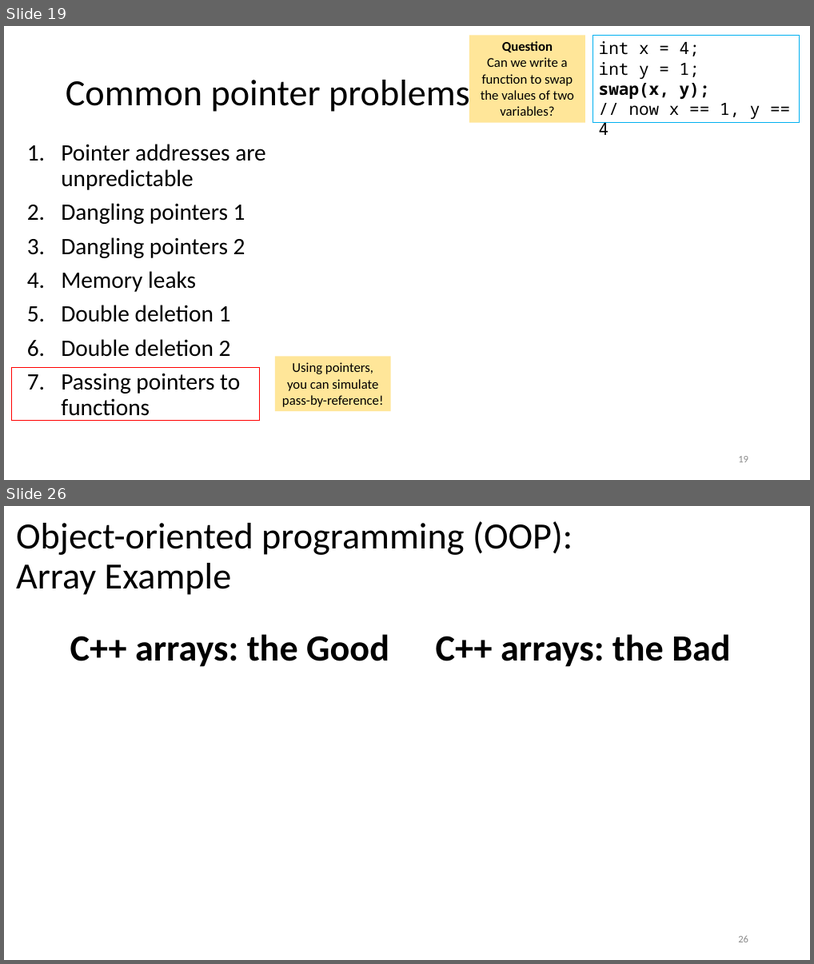
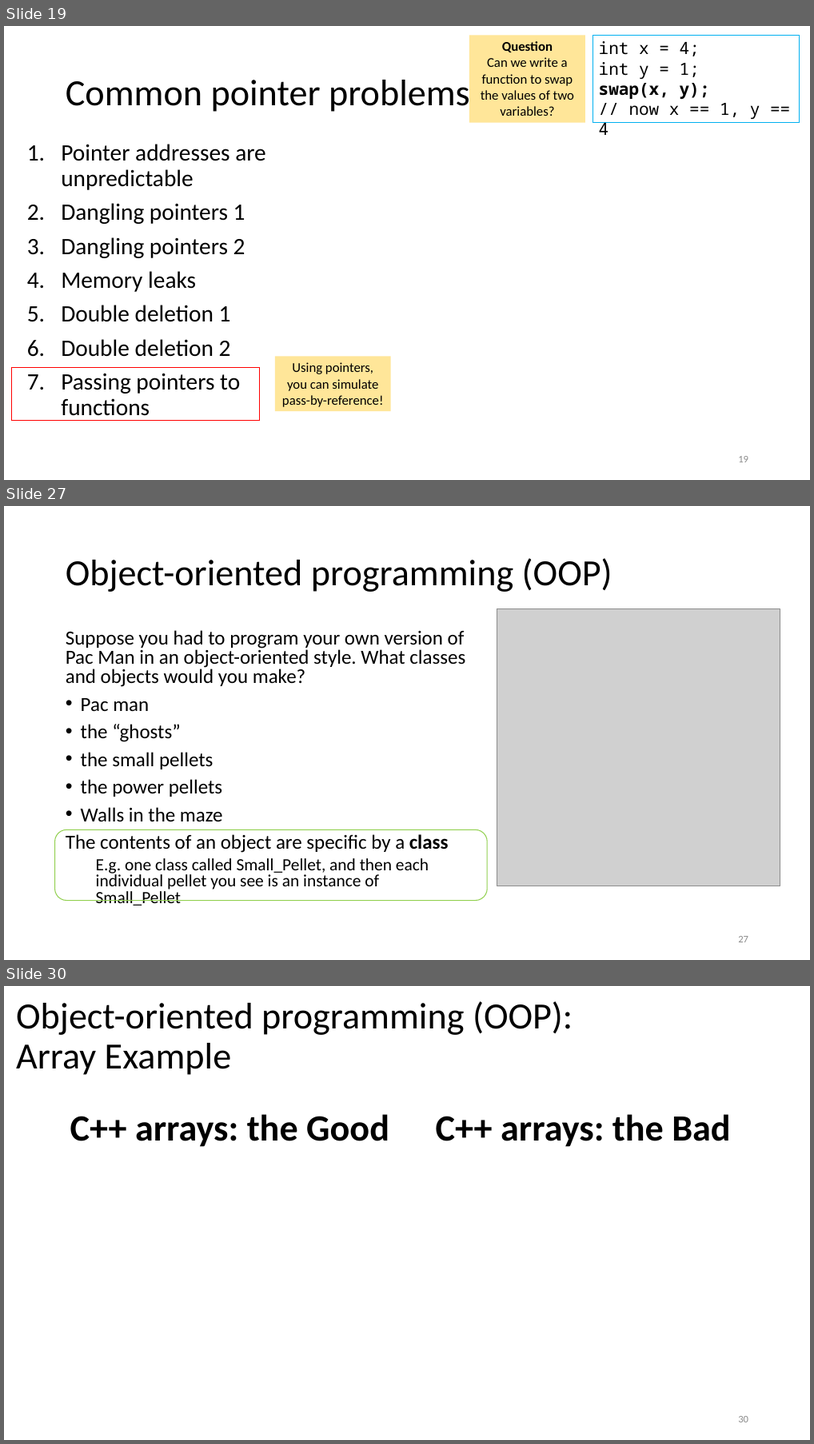
Before and after one commit to tjd1234/cmpt135spring2024, a slide deck: sample_code/week4/week4_cmpt135.pptx. Shown one above the other, each under a label of ours: slides 19 and 26 before the commit, slides 19, 27 and 30 after it; the slides between them are not shown. The pictures are 814x964 and 814x1444 pixels, drawn with LibreOffice and Linux fonts; fonts in the diff are those of the drawing; grey boxes stand for pictures. Boxes give left, top, right and bottom in pixels: in the first picture for what was removed or moved away, otherwise in the second. Text is boxed around its words. In the diff, an @@ line names an element or a change of style, - is before the commit and + after.

```diff
--- a/sample_code/week4/week4_cmpt135.pptx
+++ b/sample_code/week4/week4_cmpt135.pptx
@@ slide 27 added at [4,506,810,960], background #FFFFFF @@
@@ title added at [66,558,613,592], 44 pt, text #000000 @@
+Object-oriented programming (OOP)
@@ picture added at [498,609,780,886] @@
@@ text added at [66,630,466,905], 23.8 pt, text #000000 @@
+Suppose you had to program your own version of Pac Man in an object-oriented style. What classes and objects would you make?
+• Pac man
+• the “ghosts”
+• the small pellets
+• the power pellets
+• Walls in the maze
+The contents of an object are specific by a class
+  E.g. one class called Small_Pellet, and then each individual pellet you see is an instance of Small_Pellet
@@ rounded rectangle added at [55,830,487,900], outline #92D050 1 pt @@
@@ page number added at [738,936,749,942], 12 pt, text #8C8C8C @@
+27
@@ what was slide 26 is now slide 30 @@
@@ page number at [738,1416,749,1422]: text changed @@
-26
+30
```
Also in this commit, not shown: 22 slides changed, 33 other slides added, 1 slide removed, 1 other file.
